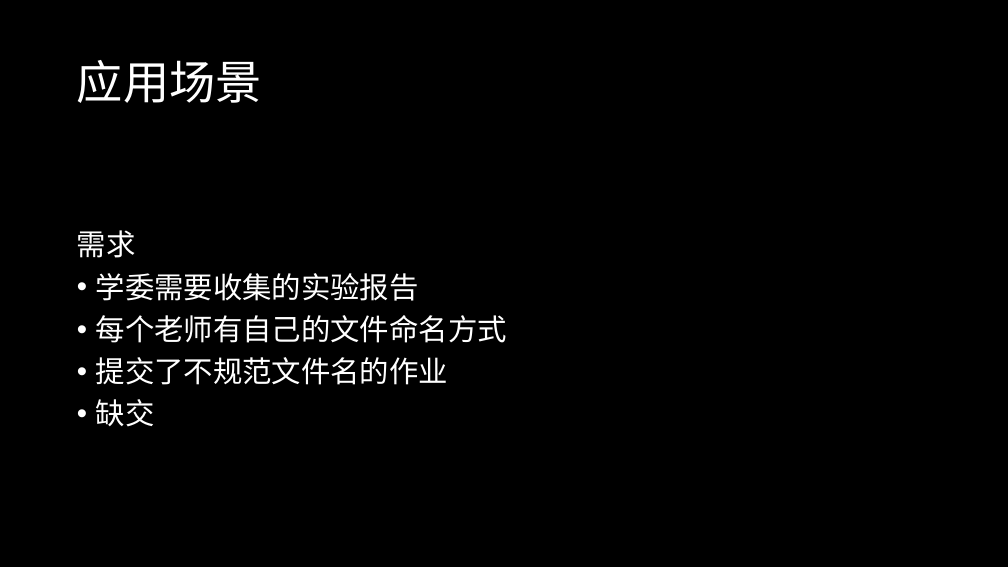
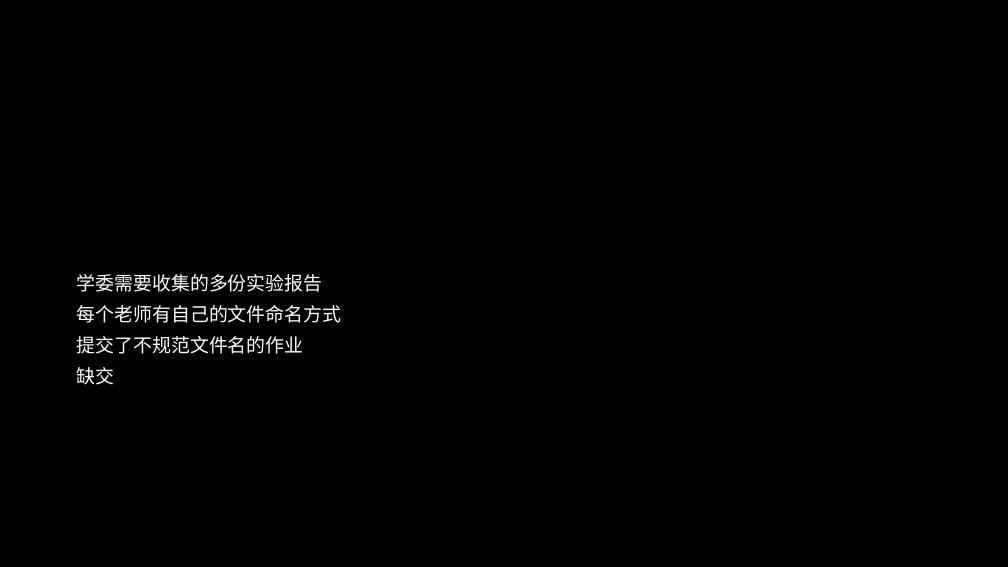
Before and after one commit to mind-dance/students-assignments, a slide deck: slide 3 of 学委作业收集管理系统.pptx (slide 2 before the commit). Drawn at 1008x567 pixels with LibreOffice and Linux fonts; fonts in the diff are those of the drawing. Boxes give left, top, right and bottom in pixels: in the first picture for what was removed or moved away, otherwise in the second. Text is boxed around its words. In the diff, an @@ line names an element or a change of style, - is before the commit and + after.

```diff
--- a/学委作业收集管理系统.pptx
+++ b/学委作业收集管理系统.pptx
@@ title removed at [77, 60, 262, 103] @@
-应用场景
@@ text at [77, 274, 323, 292]: text changed; size 28 to 18 pt @@
-需求
-• 学委需要收集的实验报告
+学委需要收集的多份实验报告
@@ text at [77, 305, 342, 385]: size 28 to 18 pt in "每个老师有自己的文件命名方式", "提交了不规范文件名的作业", "缺交"; bullet • to none @@
```
Also in this commit, not shown: 4 other slides changed, 1 slide added, 8 slides removed, 3 other files.
